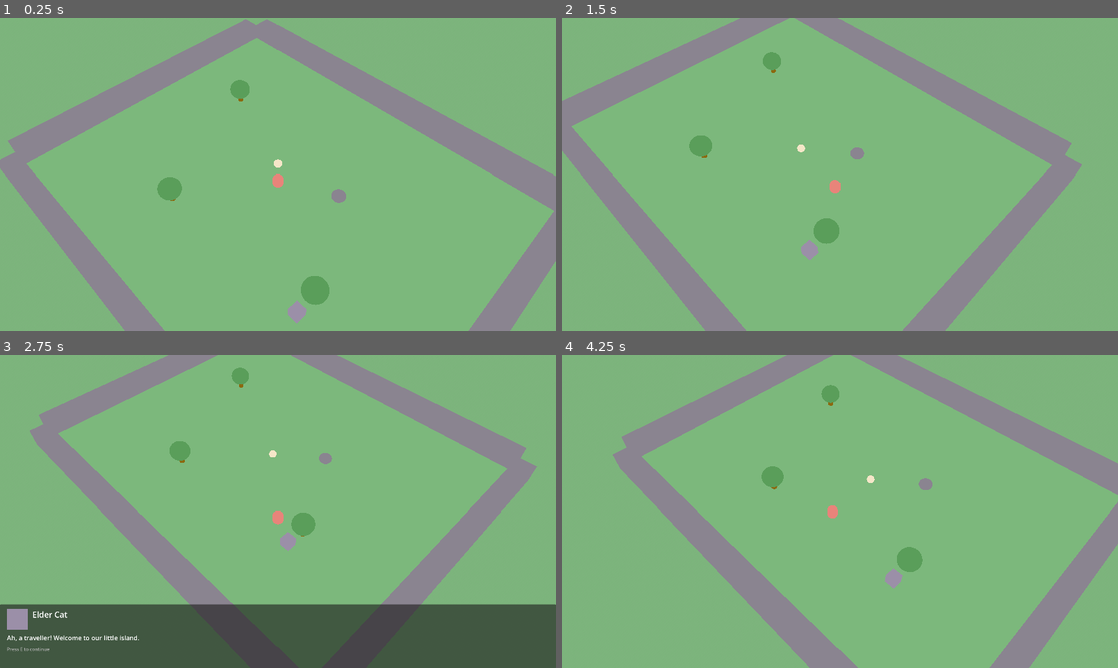
Above: before the commit, frames 1-4 (two rows, left to right).
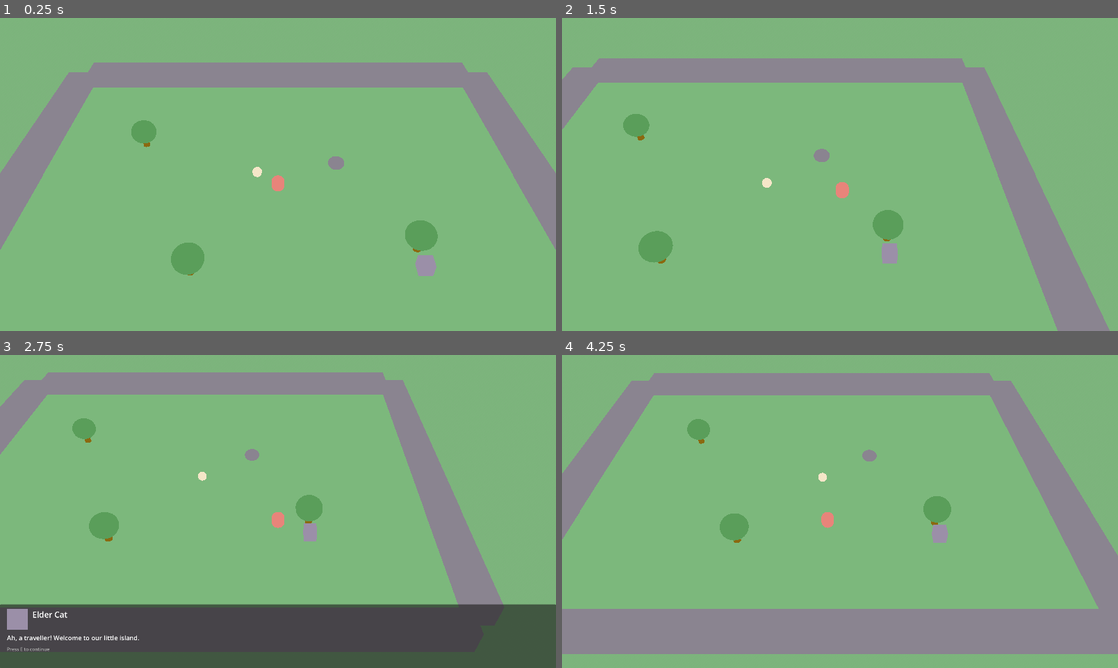
Above: after the commit, the same moments.

Repository: Ig0rFB/whiskerbound
Game: Godot game, scene res://scenes/main.tscn
Same seed, same stepped clock (60 frames per second), same inputs: the game is played once before the commit and once after it.
Inputs:
- Up to frame 1 (0.25 s): no input
- Up to frame 2 (1.5 s): tap Enter at 0.5 s; hold D (move_right) 0.53-1.28 s; tap E (interact) at 0.6, 1.35 s; hold S (move_down) from 1.28 s (still down)
- Up to frame 3 (2.75 s): release S (move_down) at 2.03 s; hold D (move_right) from 2.03 s (still down); tap E (interact) at 2.1 s
- Up to frame 4 (4.25 s): tap E (interact) at 2.75, 2.85, 3.5, 3.6 s; release D (move_right) at 2.78 s; hold W (move_up) 2.78-3.53 s; hold A (move_left) from 3.53 s (still down)

The runs differ from the first frame. In frame 1, 21% of the frame differs, in the area x 0-100%, y 0-100%; in frame 2, 22%; in frame 3, 19%; in frame 4, 33%.

Commit message:
Switch camera to axis-aligned oblique view (OOTS-style).
Replace 45° diagonal isometric yaw with head-on south-looking-north
framing; tune pitch, distance, and FOV for Pokémon/OOTS-like readability.

Co-authored-by: Cursor <cursoragent@cursor.com>

Diff:
--- a/config.gd
+++ b/config.gd
@@ -6,11 +6,13 @@
 const VIEWPORT_HEIGHT := 1080
 const TARGET_FPS := 60
 
-# Camera (fixed isometric rig — tune here after playtesting)
-const CAMERA_FOV := 40.0
-const CAMERA_YAW := 45.0
-const CAMERA_PITCH := -50.0
-const CAMERA_DISTANCE := 20.0
+# Camera — axis-aligned oblique (OOTS / Pokémon style), NOT 45° diamond isometric.
+# Yaw 0 = camera sits south (+Z), player walks north toward top of screen.
+# Yaw 45 = classic diagonal isometric (old look); avoid unless you want RTS-style rotation.
+const CAMERA_FOV := 38.0
+const CAMERA_YAW := 0.0
+const CAMERA_PITCH := -42.0
+const CAMERA_DISTANCE := 18.0
 const CAMERA_CHEST_HEIGHT := 0.9
 const CAMERA_FOLLOW_SPEED := 8.0
 
Not shown, changed: PROJECT.md
